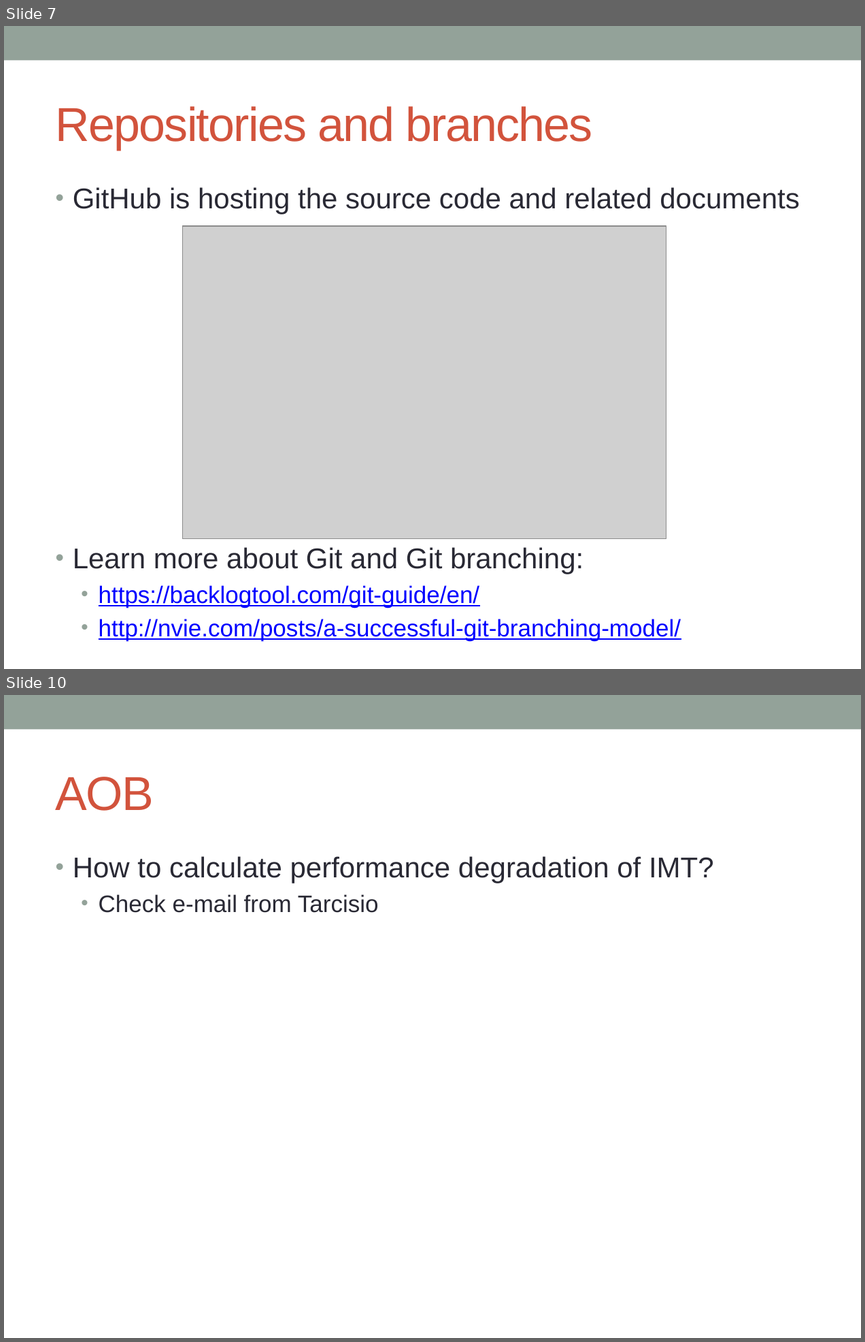
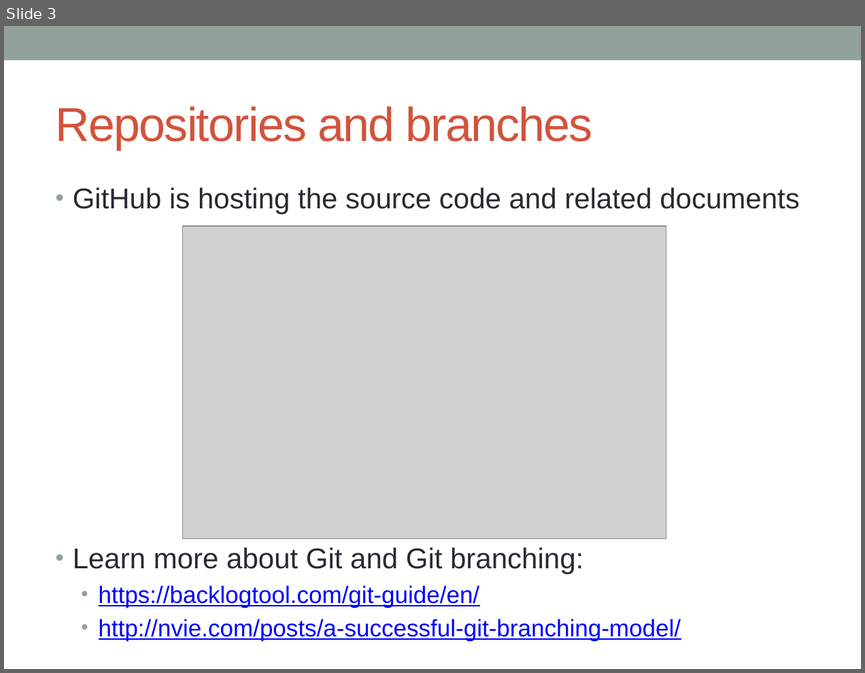
Before and after one commit to SIMULATOR-WG/SHARC, a slide deck: docs/Welcome to SHARC.pptx. Shown one above the other, each under a label of ours: slides 7 and 10 before the commit, slide 3 after it; the slides between them are not shown. The pictures are 865x1342 and 865x673 pixels, drawn with LibreOffice and Linux fonts; fonts in the diff are those of the drawing; grey boxes stand for pictures. Boxes give left, top, right and bottom in pixels: in the first picture for what was removed or moved away, otherwise in the second. Text is boxed around its words. In the diff, an @@ line names an element or a change of style, - is before the commit and + after.

```diff
--- a/docs/Welcome to SHARC.pptx
+++ b/docs/Welcome to SHARC.pptx
@@ slide 10 removed at <box>4,695,861,1338</box>, background #FFFFFF; not listed: 1 template element that a slide beside it also shows @@
@@ title removed at <box>56,777,154,811</box> @@
-AOB
@@ text removed at <box>73,856,714,913</box> @@
-• How to calculate performance degradation of IMT?
-  • Check e-mail from Tarcisio
@@ what was slide 7 is now slide 3 @@
```
Also in this commit, not shown: 3 slides changed, 8 slides added, 2 other slides removed, 2 other files.
